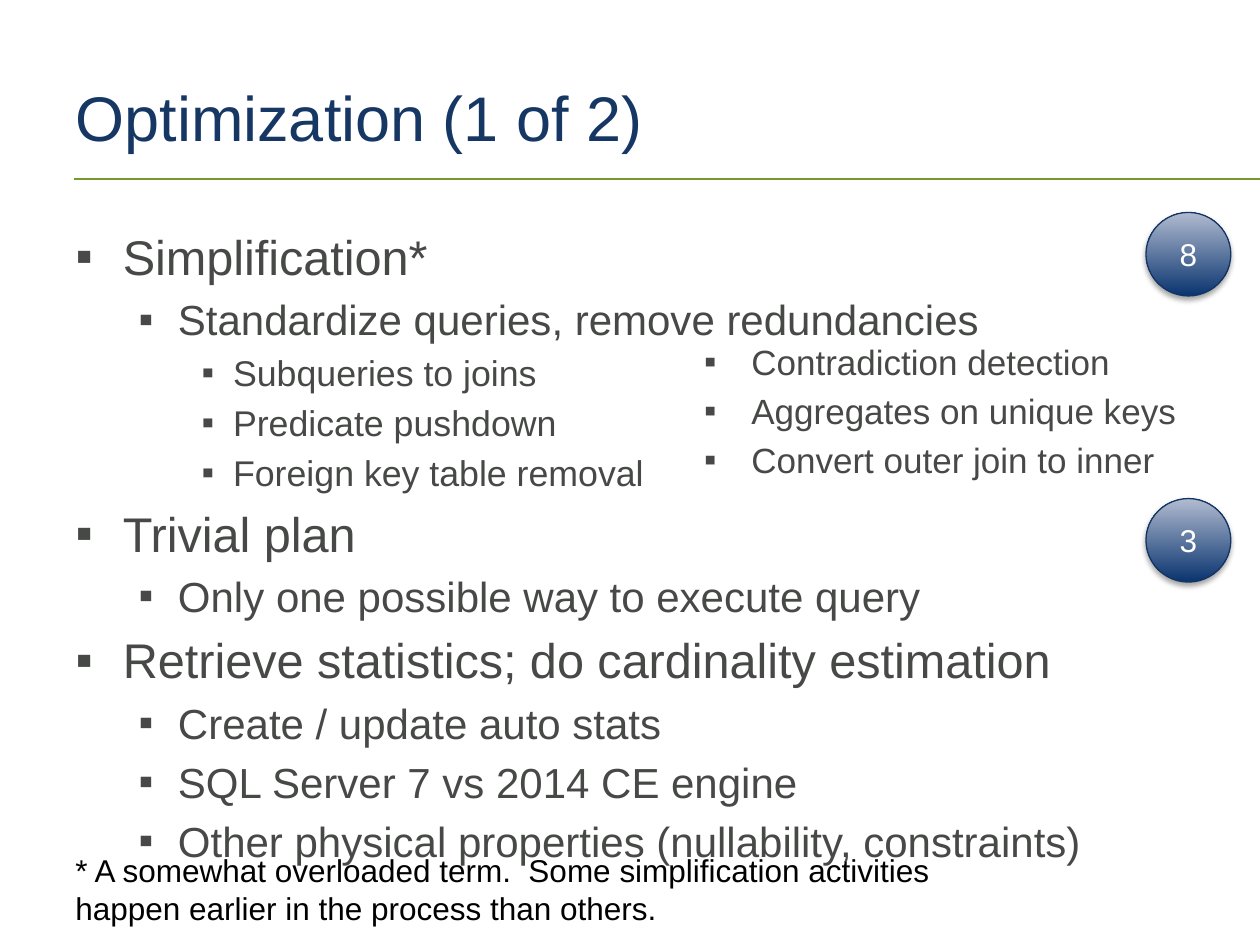
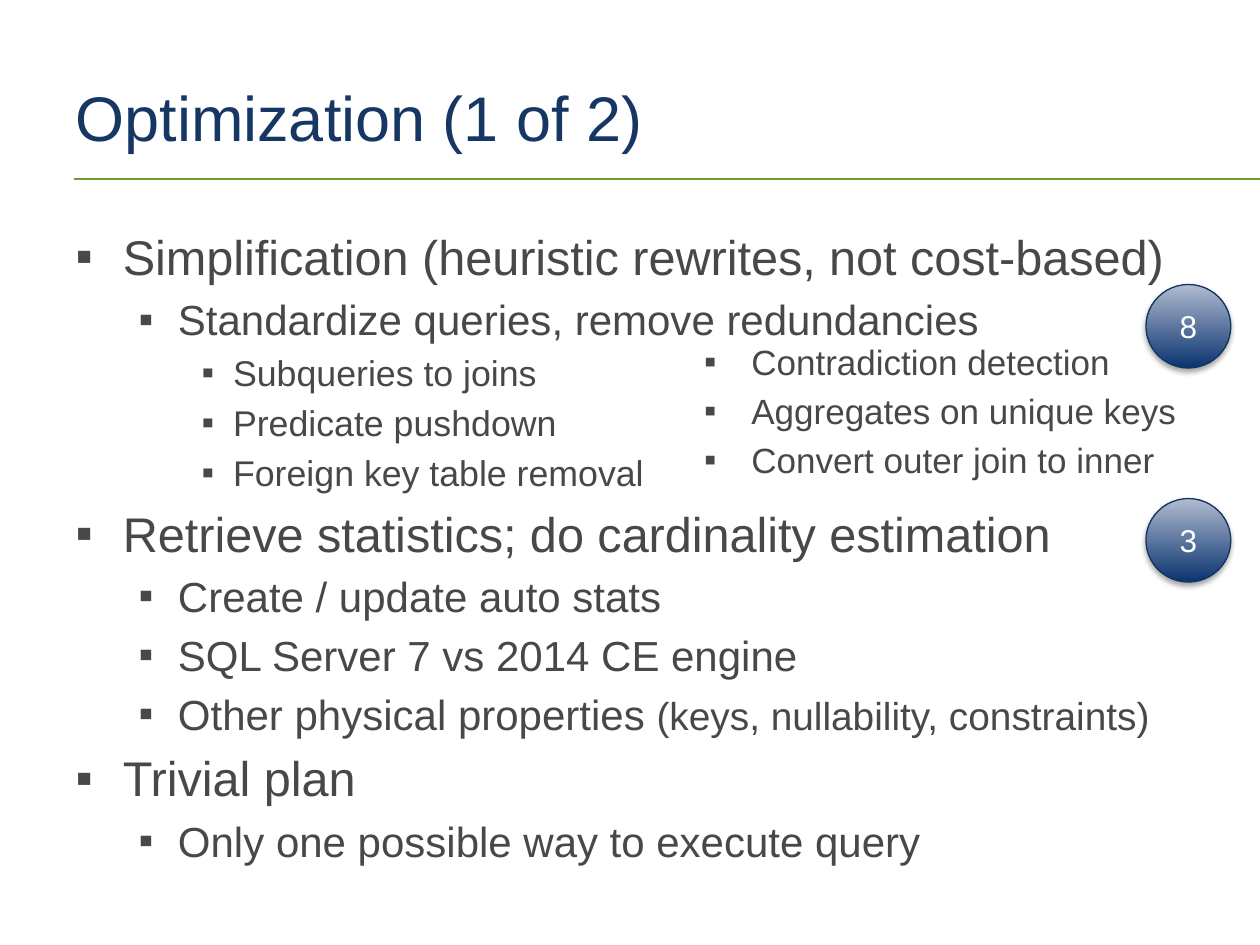
Before and after one commit to tf3604/OptimizerPresentation, a slide deck: slide 34 of Optimizer.pptx. Drawn at 1260x945 pixels with LibreOffice and Linux fonts; fonts in the diff are those of the drawing; background and template pictures are left out. Boxes give left, top, right and bottom in pixels: in the first picture for what was removed or moved away, otherwise in the second. Text is boxed around its words. In the diff, an @@ line names an element or a change of style, - is before the commit and + after.

Commit message:
Additional details on optimization from Conor Cunningham.

```diff
--- a/Optimizer.pptx
+++ b/Optimizer.pptx
@@ text at box(123, 239, 1164, 284): text changed @@
-▪ Simplification*
+▪ Simplification (heuristic rewrites, not cost-based)
@@ ellipse "8": place and size @@
-ellipse "8" at box(1145, 213, 1230, 296)
+ellipse "8" at box(1145, 285, 1230, 368)
@@ text at box(123, 516, 920, 620): paragraphs removed @@
-▪ Trivial plan
-  ▪ Only one possible way to execute query
@@ text at box(123, 699, 1150, 865): text changed @@
-  ▪ Other physical properties (nullability, constraints)
+  ▪ Other physical properties (keys, nullability, constraints)
+▪ Trivial plan
+  ▪ Only one possible way to execute query
@@ text removed at box(75, 857, 929, 926) @@
-* A somewhat overloaded term. Some simplification activities happen earlier in the process than others.
```
Also in this commit, not shown: 1 other slide changed.
